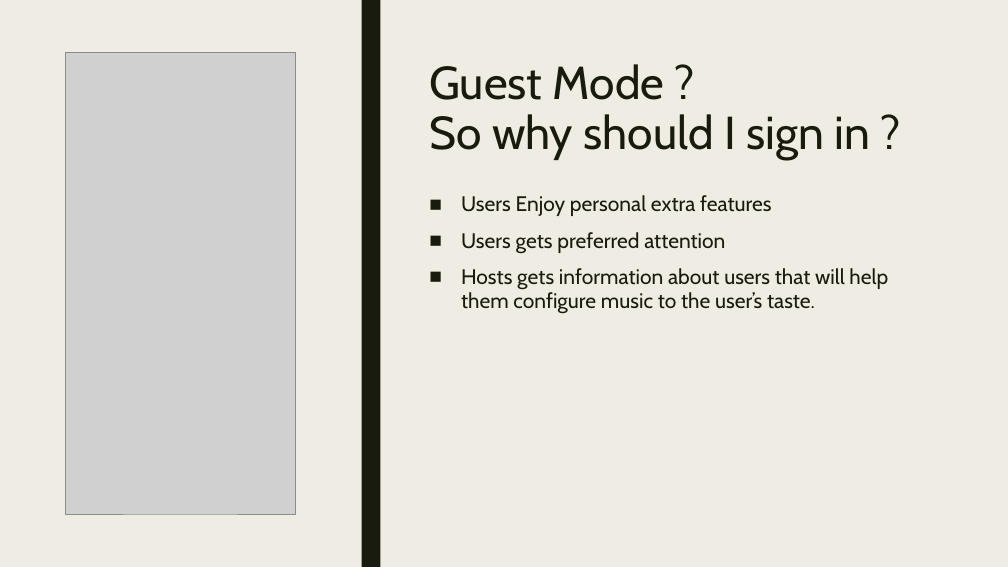
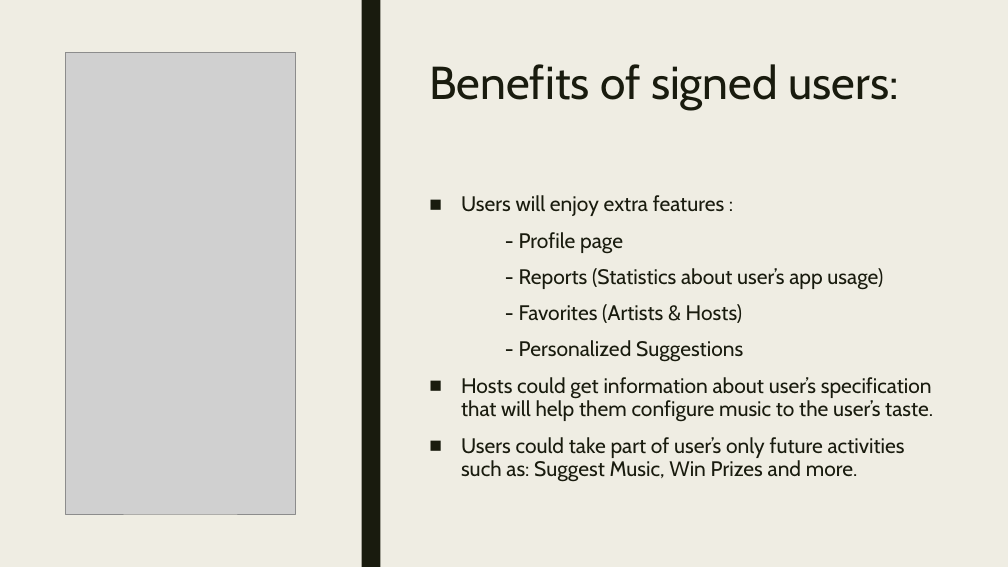
Before and after one commit to itamar659/Final-Project, a slide deck: slide 8 of App - Sadna.pptx. Drawn at 1008x567 pixels with LibreOffice and Linux fonts; fonts in the diff are those of the drawing; grey boxes stand for pictures. Boxes give left, top, right and bottom in pixels: in the first picture for what was removed or moved away, otherwise in the second. Text is boxed around its words. In the diff, an @@ line names an element or a change of style, - is before the commit and + after.

```diff
--- a/App - Sadna.pptx
+++ b/App - Sadna.pptx
@@ title at [429,64,898,110]: text changed @@
-Guest Mode ?
-So why should I sign in ?
+Benefits of signed users:
@@ text at [461,195,933,482]: text changed @@
-■ Users Enjoy personal extra features
-■ Users gets preferred attention
-■ Hosts gets information about users that will help them configure music to the user’s taste.
+■ Users will enjoy extra features :
+- Profile page
+- Reports (Statistics about user’s app usage)
+- Favorites (Artists & Hosts)
+- Personalized Suggestions
+■ Hosts could get information about user’s specification that will help them configure music to the user’s taste.
+■ Users could take part of user’s only future activities such as: Suggest Music, Win Prizes and more.
```
Also in this commit, not shown: 11 other slides changed, 5 slides added, 1 slide removed, 1 other file.
